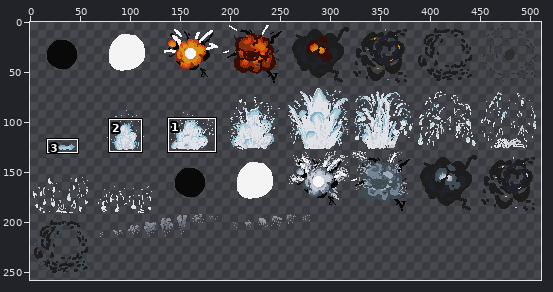
Sprite sheet -- res/textures/textureExplosions.png. The picture above shows the old version from afar; the outline marks the close-up.
Close-up. Before:
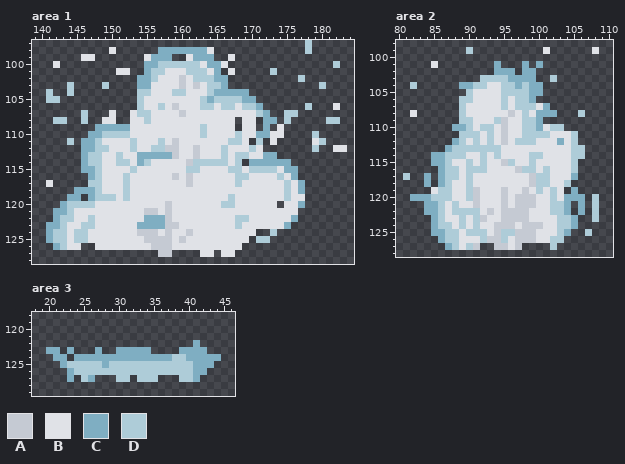
The file is 512x511 pixels. Colours within 5 levels of each other are drawn and written as one. Shown: area 1: x 139..184, y 97..128; area 2: x 80..110, y 98..128; area 3: x 18..46, y 118..129. The wide view leaves out empty margins. The commit also changed other parts of the picture, which this record leaves out.
Palette (. is transparent): A #c5cad3  B #e0e2e7  C #7faec2  D #aeccd8
Pixels before, area 1, first column x 141:
 97 .....................................D.....
 98 .........B......CCCCCCCB.............D.....
 99 .....BB.......BCCC..BCCC..B................
100 .B............CCDDDDDDBCCB...............D.
101 ..........BB..CDDBBBDDDBC.B.....D..........
102 .............CCDBBBABDDDCC..........D......
103 ...D....D....CCBBBBABABDDC.............D...
104 D..D.........DDBBBDDBBBDCCCCC..............
105 DD...........DBBBBBBBBDCDDDDCC.............
106 .............DBBDBABBBDDBDDBDDC......D...B.
107 .....D...B..BDDBBBBABBBBBBBBBBDC..DD.......
108 .DD..D..BB..BBDBBBBBBBBBBBB.BB.CC.D.....DD.
109 .......CCCCCBBBBBBBBBBDBBBB.BB.C.B.........
110 ......CCDDDDBBBBBBBBBBDBBBBDBBCCBB....D....
111 ...D.CCDBBBBDBBBDBABBBBBBBDDB.D.B.....BD...
112 .....CCDDBBBDBBDDAABBABBBDBBBDB.......D..BB
113 .....CDDBBDBBCCCCCABBABBBDBDDBBCC..........
114 .....CDDBBDDBCDBBBBBADDDDDBD.CCCCCC........
115 .....CCDBBBBDBBBBBBBDDBBBBDDBDDDDBCC.......
116 ......CDBBBDBBBBBBABABBBBBBDDBBBBDBC.......
117 B.....DDBBBDBBBBBBBBABBBBBBDBBBBBBDBC......
118 ....CCCDBBBDBBBBBBBBBBBBBBBBBBBBBBDBC......
119 ...CC.CDDDBDBBBBBBBBBBBBBBDBBBBBBBDBB......
120 ..CDDDDBBBBBBBBBBABBBBBBBDDBBBBBB.BBC......
121 .CCDBBBBBBBBBBAABABBBBBBBBBBBBBBBBBB.......
122 .CDDBBDBBBBBBBCCCABBBBBBBBBDDBBBBBBC.......
123 CCDBBDDBBBBBBCCCCAABBBBBBBBDBBBBBBC........
124 CDDBDDBBBBBBBAAABABBABBBBBBBBB..D..........
125 CDDBDDBBBBBBBBAAAABABBBBBBBBB.DD...........
126 .CDBB..BBBBBBBBAAABBBBBBBBBB...............
127 ................AA....BB.BB................
Pixels before, area 2, first column x 81:
 99 .........D..........B......B
100 ............................
101 ....B........C...C.C........
102 .............CCC.CC.........
103 ...........DDDDCCCC..D......
104 .D......CCDDBBDDCDCC........
105 .........DBBBBDDDDCC........
106 ........DDBBBBDBDDC.........
107 ........DBBBBBDBDDDBC.......
108 .B......DBBBBBBABDBCCC...D..
109 ........DDBBBDABBDDC........
110 .......CCDBDDBABBDDCBDD.....
111 ........DDDBDBABBDDDDBBBD...
112 .......CDBDBDBABDDDBBBCBD...
113 ......CDDDDDDDBBBBBBBBBBDD..
114 ....CCDDDBBDBDBBBBDDBBBBDD..
115 ....CCDBBDBDBBADBBDBBBBBD...
116 .....CDDBDDDBBBBADDBDBBBD...
117 D..C.CDDBDBBBBBBBBADDBBBC...
118 ...C.CDBBDBBBBBBBBADDBBD....
119 ....BDDBBDABBBABBABDBDB.C...
120 .CCCDDDBBDABBBABAAABBDBCCC.D
121 ...CCDBDBBABBBABAAABBDDC.C.D
122 ...CCDBDDDDBABAAAABBBDDC.C.D
123 ....CDBBDBDABBAAAABBBBDDC..D
124 ....CDDBDBDBBAAABAAABBDDC...
125 ....CCDDBDDDBADDAAABBBDC..D.
126 .....CDDBBBDAADBAAABBDD.....
127 ......CDBDA..AABA....D......
Pixels before, area 3, first column x 20:
122 .....................C...
123 CC.C...C..CCCCC....CCCC..
124 .CC.CCCCCCCCCCCCCCDDCCCCC
125 ..CDDDDDCDDDDDDDDDDDDCCC.
126 ...CDDDDDDDDDDDDDDDDDCC..
127 ...C.DC...DD.DDD...DDC...
After the commit:
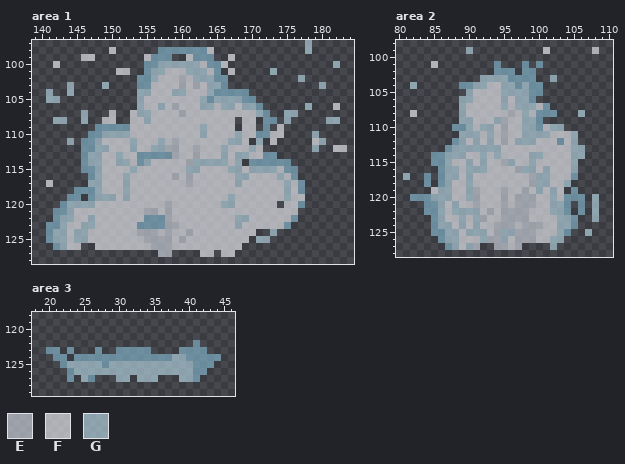
Colours new in this view: E #c5cad3b1  F #e0e2e7b1  G #aeccd8b1
From old to new:
colour C: #7faec2 -> #7faec2b1
Area 1:
y 97: x 178 D -> G
y 98: x 150 B -> F; x 164 B -> F; x 178 D -> G
y 99: x 146..147 BB -> FF; x 155 B -> F; x 161 B -> F; x 167 B -> F
y 100: x 142 B -> F; x 157..163 DDDDDDB -> GGGGGGF; x 166 B -> F; x 182 D -> G
y 101: x 151..152 BB -> FF; x 156..164 DDBBBDDDB -> GGFFFGGGF; x 167 B -> F; x 173 D -> G
y 102: x 156..164 DBBBABDDD -> GFFFEFGGG; x 177 D -> G
y 103: x 144 D -> G; x 149 D -> G; x 156..165 BBBBABABDD -> FFFFEFEFGG; x 180 D -> G
y 104: x 141 D -> G; x 144 D -> G; x 154..164 DDBBBDDBBBD -> GGFFFGGFFFG
y 105: x 141..142 DD -> GG; x 154..163 DBBBBBBBBD -> GFFFFFFFFG; x 165..168 DDDD -> GGGG
y 106: x 154..170 DBBDBABBBDDBDDBDD -> GFFGFEFFFGGFGGFGG; x 178 D -> G; x 182 B -> F
y 107: x 146 D -> G; x 150 B -> F; x 153..171 BDDBBBBABBBBBBBBBBD -> FGGFFFFEFFFFFFFFFFG; x 175..176 DD -> GG
y 108: x 142..143 DD -> GG; x 146 D -> G; x 149..150 BB -> FF; x 153..167 BBDBBBBBBBBBBBB -> FFGFFFFFFFFFFFF; x 169..170 BB -> FF; x 175 D -> G; x 181..182 DD -> GG
y 109: x 153..167 BBBBBBBBBBDBBBB -> FFFFFFFFFFGFFFF; x 169..170 BB -> FF; x 174 B -> F
y 110: x 149..170 DDDDBBBBBBBBBBDBBBBDBB -> GGGGFFFFFFFFFFGFFFFGFF; x 173..174 BB -> FF; x 179 D -> G
y 111: x 144 D -> G; x 148..169 DBBBBDBBBDBABBBBBBBDDB -> GFFFFGFFFGFEFFFFFFFGGF; x 171 D -> G; x 173 B -> F; x 179..180 BD -> FG
y 112: x 148..171 DDBBBDBBDDAABBABBBDBBBDB -> GGFFFGFFGGEEFFEFFFGFFFGF; x 179 D -> G; x 182..183 BB -> FF
y 113: x 147..153 DDBBDBB -> GGFFGFF; x 159..171 ABBABBBDBDDBB -> EFFEFFFGFGGFF
y 114: x 147..153 DDBBDDB -> GGFFGGF; x 155..168 DBBBBBADDDDDBD -> GFFFFFEGGGGGFG
y 115: x 148..174 DBBBBDBBBBBBBDDBBBBDDBDDDDB -> GFFFFGFFFFFFFGGFFFFGGFGGGGF
y 116: x 148..175 DBBBDBBBBBBABABBBBBBDDBBBBDB -> GFFFGFFFFFFEFEFFFFFFGGFFFFGF
y 117: x 141 B -> F; x 147..176 DDBBBDBBBBBBBBABBBBBBDBBBBBBDB -> GGFFFGFFFFFFFFEFFFFFFGFFFFFFGF
y 118: x 148..176 DBBBDBBBBBBBBBBBBBBBBBBBBBBDB -> GFFFGFFFFFFFFFFFFFFFFFFFFFFGF
y 119: x 148..177 DDDBDBBBBBBBBBBBBBBDBBBBBBBDBB -> GGGFGFFFFFFFFFFFFFFGFFFFFFFGFF
y 120: x 144..173 DDDDBBBBBBBBBBABBBBBBBDDBBBBBB -> GGGGFFFFFFFFFFEFFFFFFFGGFFFFFF; x 175..176 BB -> FF
y 121: x 144..176 DBBBBBBBBBBAABABBBBBBBBBBBBBBBBBB -> GFFFFFFFFFFEEFEFFFFFFFFFFFFFFFFFF
y 122: x 143..154 DDBBDBBBBBBB -> GGFFGFFFFFFF; x 158..175 ABBBBBBBBBDDBBBBBB -> EFFFFFFFFFGGFFFFFF
y 123: x 143..153 DBBDDBBBBBB -> GFFGGFFFFFF; x 158..174 AABBBBBBBBDBBBBBB -> EEFFFFFFFFGFFFFFF
y 124: x 142..170 DDBDDBBBBBBBAAABABBABBBBBBBBB -> GGFGGFFFFFFFEEEFEFFEFFFFFFFFF; x 173 D -> G
y 125: x 142..169 DDBDDBBBBBBBBAAAABABBBBBBBBB -> GGFGGFFFFFFFFEEEEFEFFFFFFFFF; x 171..172 DD -> GG
y 126: x 143..145 DBB -> GFF; x 148..168 BBBBBBBBAAABBBBBBBBBB -> FFFFFFFFEEEFFFFFFFFFF
y 127: x 157..158 AA -> EE; x 163..164 BB -> FF; x 166..167 BB -> FF
Area 2:
y 99: x 90 D -> G; x 101 B -> F; x 108 B -> F
y 101: x 85 B -> F
y 103: x 92..95 DDDD -> GGGG; x 102 D -> G
y 104: x 82 D -> G; x 91..96 DDBBDD -> GGFFGG; x 98 D -> G
y 105: x 90..98 DBBBBDDDD -> GFFFFGGGG
y 106: x 89..98 DDBBBBDBDD -> GGFFFFGFGG
y 107: x 89..100 DBBBBBDBDDDB -> GFFFFFGFGGGF
y 108: x 82 B -> F; x 89..99 DBBBBBBABDB -> GFFFFFFEFGF; x 106 D -> G
y 109: x 89..99 DDBBBDABBDD -> GGFFFGEFFGG
y 110: x 90..99 DBDDBABBDD -> GFGGFEFFGG; x 101..103 BDD -> FGG
y 111: x 89..105 DDDBDBABBDDDDBBBD -> GGGFGFEFFGGGGFFFG
y 112: x 89..102 DBDBDBABDDDBBB -> GFGFGFEFGGGFFF; x 104..105 BD -> FG
y 113: x 88..106 DDDDDDDBBBBBBBBBBDD -> GGGGGGGFFFFFFFFFFGG
y 114: x 87..106 DDDBBDBDBBBBDDBBBBDD -> GGGFFGFGFFFFGGFFFFGG
y 115: x 87..105 DBBDBDBBADBBDBBBBBD -> GFFGFGFFEGFFGFFFFFG
y 116: x 87..105 DDBDDDBBBBADDBDBBBD -> GGFGGGFFFFEGGFGFFFG
y 117: x 81 D -> G; x 87..104 DDBDBBBBBBBBADDBBB -> GGFGFFFFFFFFEGGFFF
y 118: x 87..104 DBBDBBBBBBBBADDBBD -> GFFGFFFFFFFFEGGFFG
y 119: x 85..103 BDDBBDABBBABBABDBDB -> FGGFFGEFFFEFFEFGFGF
y 120: x 85..103 DDDBBDABBBABAAABBDB -> GGGFFGEFFFEFEEEFFGF; x 108 D -> G
y 121: x 86..103 DBDBBABBBABAAABBDD -> GFGFFEFFFEFEEEFFGG; x 108 D -> G
y 122: x 86..103 DBDDDDBABAAAABBBDD -> GFGGGGFEFEEEEFFFGG; x 108 D -> G
y 123: x 86..104 DBBDBDABBAAAABBBBDD -> GFFGFGEFFEEEEFFFFGG; x 108 D -> G
y 124: x 86..104 DDBDBDBBAAABAAABBDD -> GGFGFGFFEEEFEEEFFGG
y 125: x 87..103 DDBDDDBADDAAABBBD -> GGFGGGFEGGEEEFFFG; x 107 D -> G
y 126: x 87..103 DDBBBDAADBAAABBDD -> GGFFFGEEGFEEEFFGG
y 127: x 88..91 DBDA -> GFGE; x 94..97 AABA -> EEFE; x 102 D -> G
Area 3:
y 124: x 38..39 DD -> GG
y 125: x 23..27 DDDDD -> GGGGG; x 29..40 DDDDDDDDDDDD -> GGGGGGGGGGGG
y 126: x 24..40 DDDDDDDDDDDDDDDDD -> GGGGGGGGGGGGGGGGG
y 127: x 25 D -> G; x 30..31 DD -> GG; x 33..35 DDD -> GGG; x 39..40 DD -> GG
Pixel boxes of the changes (left, top, right, bottom) in both close-ups:
changed: (46, 40, 347, 257)
changed: (403, 47, 599, 250)
changed: (46, 340, 221, 382)
